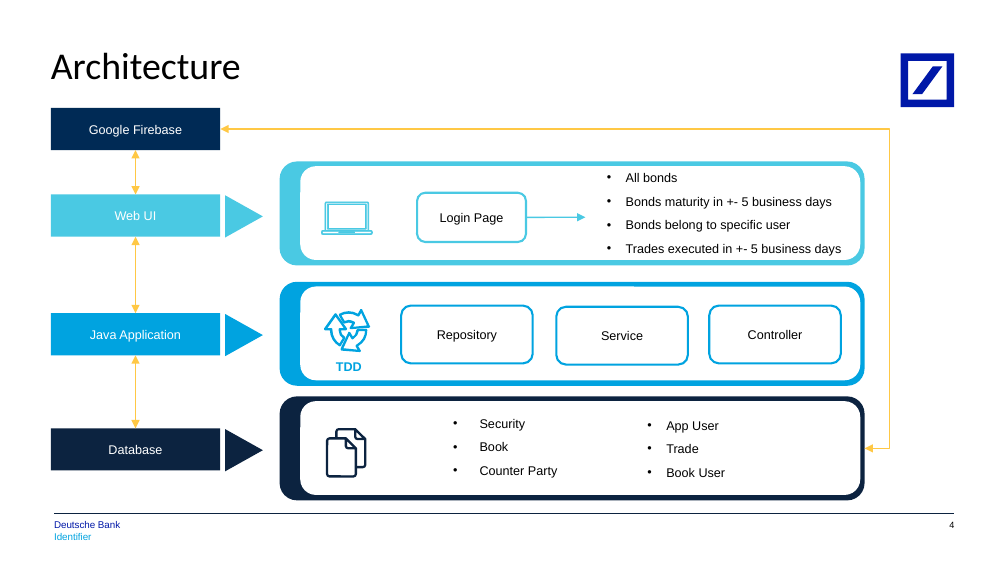
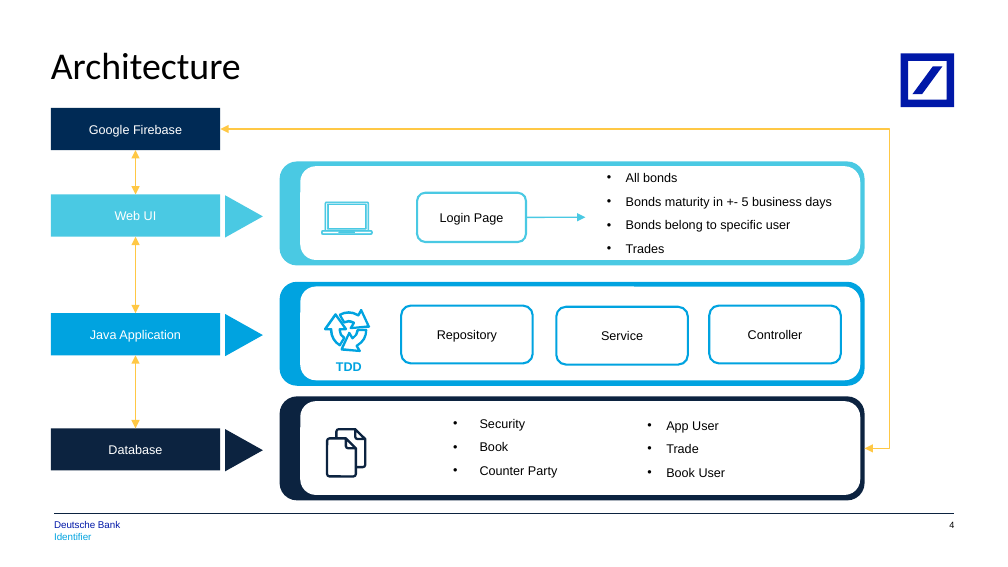
Before and after one commit to CalinPavel/arrakis_v3_team11, a slide deck: slide 5 of Team 11 presentation.pptx. Drawn at 1008x567 pixels with LibreOffice and Linux fonts; fonts in the diff are those of the drawing. Boxes give left, top, right and bottom in pixels: in the first picture for what was removed or moved away, otherwise in the second. Text is boxed around its words. In the diff, an @@ line names an element or a change of style, - is before the commit and + after.

```diff
--- a/Team 11 presentation.pptx
+++ b/Team 11 presentation.pptx
@@ text at (x1=626, y1=244, x2=665, y2=253): text changed @@
-      • Trades executed in +- 5 business days
+      • Trades
```
Also in this commit, not shown: 2 other slides changed.
